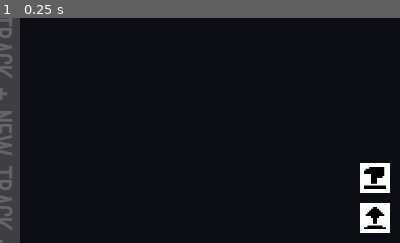
Above: before the commit, frame 1.
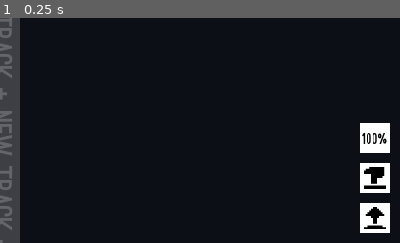
Above: after the commit, the same moment.

Repository: cyber-dile/Beatbreak
Game: Godot game, scene res://resources/scenes/Editor/Editor.tscn
The game is run twice, just before and just after one commit, with the same random seed, the same clock (stepped at 60 frames per second) and the same inputs. This scene is started directly instead of the project's main scene.
Inputs:
- Up to frame 1 (0.25 s): no input
The pictures show only the part of the screen within x 50-100%, y 50-100%; the shares and areas given below are measured in that part.

The runs differ from the first frame. In frame 1, 0.9% of the frame differs, in the area x 90-98%, y 46-60%.
Error in both runs: Invalid get index 'charts' (on base: 'Nil'). (res://resources/scenes/Editor/Editor.gd:88)

Commit message:
Add playback button

Diff:
--- a/resources/scenes/Editor/Editor.gd
+++ b/resources/scenes/Editor/Editor.gd
@@ -118,6 +118,11 @@
 		this_snap = snaps[this_ind]
 	this_snap = max(1, min(32, this_snap))
 	get_node("Snap/Label").text = "1/" + str(this_snap)
+
+func update_pb(nudge):
+	beatmapper.pitch_scale += nudge / 20.0
+	beatmapper.pitch_scale = clamp(beatmapper.pitch_scale, 1/20.0, 1)
+	get_node("Playback/Label").text = str(round(beatmapper.pitch_scale * 100)) + "%"
 
 func update_song():
 	var ogg = Util.data.read_ogg(song.song_path)
@@ -319,15 +324,15 @@
 	if (first >= 0 and last >= 0):
 		return range(first, last + 1)
 
+func not_on_button():
+	var arr = ["BPMButton", "Snap", "Hold", "BackToMenu", "SaveToFile", "Import", "Duplicate", "SongSettings", "Playback"]
+	for item in arr:
+		if get_node(item).is_hovered():
+			return false
+	return true
+
 func clicked(ev, b):
-	if (not get_node("BPMButton").is_hovered() and
-		not get_node("Snap").is_hovered() and
-		not get_node("Hold").is_hovered() and
-		not get_node("BackToMenu").is_hovered() and
-		not get_node("SaveToFile").is_hovered() and
-		not get_node("Import").is_hovered() and
-		not get_node("Duplicate").is_hovered() and
-		not get_node("SongSettings").is_hovered()):
+	if (not_on_button()):
 		if (state == "charting"):
 			if (b == 1):
 				var hovered = get_track_point(ev.position.x)
@@ -392,14 +397,7 @@
 
 
 func click_released(ev, b):
-	if (not get_node("BPMButton").is_hovered() and
-		not get_node("Snap").is_hovered() and
-		not get_node("Hold").is_hovered() and
-		not get_node("BackToMenu").is_hovered() and
-		not get_node("SaveToFile").is_hovered() and
-		not get_node("Import").is_hovered() and
-		not get_node("Duplicate").is_hovered() and
-		not get_node("SongSettings").is_hovered()):
+	if (not_on_button()):
 		if (b == 2):
 			if (start_select_pos):
 				var np = start_select_pos - Vector2(hscroll, 0)
--- a/resources/scenes/Editor/Editor.tscn
+++ b/resources/scenes/Editor/Editor.tscn
@@ -31,6 +31,7 @@
 [ext_resource path="res://resources/scenes/Editor/scripts/Hold.gd" type="Script" id=29]
 [ext_resource path="res://resources/scenes/Editor/scripts/ImportSMFile.gd" type="Script" id=30]
 [ext_resource path="res://assets/game/testSong.png" type="Texture" id=31]
+[ext_resource path="res://resources/scenes/Editor/scripts/Playback.gd" type="Script" id=32]
 
 [sub_resource type="DynamicFont" id=1]
 size = 48
@@ -308,6 +309,32 @@
 "_edit_use_anchors_": false
 }
 
+[node name="Playback" type="TextureButton" parent="."]
+margin_left = 1216.0
+margin_top = 528.0
+margin_right = 1264.0
+margin_bottom = 576.0
+hint_tooltip = "Change playback speed- left click to increase, right click to decrease"
+button_mask = 3
+texture_normal = ExtResource( 2 )
+expand = true
+script = ExtResource( 32 )
+__meta__ = {
+"_editor_description_": ""
+}
+
+[node name="Label" type="Label" parent="Playback"]
+modulate = Color( 0, 0, 0, 1 )
+margin_right = 48.0
+margin_bottom = 48.0
+custom_fonts/font = SubResource( 5 )
+text = "100%"
+align = 1
+valign = 1
+__meta__ = {
+"_edit_use_anchors_": false
+}
+
 [node name="Hold" type="TextureButton" parent="."]
 margin_left = 16.0
 margin_top = 528.0
--- /dev/null
+++ b/resources/scenes/Editor/scripts/Playback.gd
@@ -0,0 +1,14 @@
+extends TextureButton
+
+func button_pressed():
+	var menu = get_node("..")
+	release_focus()
+	if (menu.state == "charting"):
+		if (Input.is_mouse_button_pressed(BUTTON_RIGHT)):
+			menu.update_pb(-1)
+		else:
+			menu.update_pb(1)
+
+func _ready():
+	var this = self
+	connect("button_down", self, "button_pressed")
--- a/resources/scenes/Stage/Stage.gd
+++ b/resources/scenes/Stage/Stage.gd
@@ -15,6 +15,7 @@
 	if (Data.data.back_to_editor):
 		scene_path = "res://resources/scenes/Editor/Editor.tscn"
 	get_tree().change_scene(scene_path)
+	get_tree().paused = false
 
 func end():
 	var finals = []
@@ -51,9 +52,11 @@
 		pause_menu.visible = paused
 		beatmapper.stream_paused = paused
 		if (paused):
+			get_tree().paused = true
 			scene.pause_mode = PAUSE_MODE_STOP
 			pause_menu.entered()
 		else:
+			get_tree().paused = false
 			scene.pause_mode = PAUSE_MODE_INHERIT
 			pause_menu.left()
 
--- a/resources/scenes/Stage/Stage.tscn
+++ b/resources/scenes/Stage/Stage.tscn
@@ -4,8 +4,10 @@
 [ext_resource path="res://resources/scenes/Stage/Pause.tscn" type="PackedScene" id=2]
 
 [node name="Stage" type="Spatial"]
+pause_mode = 2
 script = ExtResource( 1 )
 
 [node name="Pause" parent="." instance=ExtResource( 2 )]
+pause_mode = 2
 visible = false
 z_as_relative = false
--- a/source/classes/Beatmapper.gd
+++ b/source/classes/Beatmapper.gd
@@ -78,7 +78,7 @@
 	return (this_beat[0] + (beat - this_beat[2]) / this_beat[1] * 60000) / pitch_scale + song_offset
 
 func seek_beat(beat):
-	seek(clamp(get_time(beat) / 1000, 0, stream.get_length()))
+	seek(clamp(get_time(beat) / 1000 * pitch_scale, 0, stream.get_length()))
 
 func set_loop(new, round_beat: float = 1.0):
 	reset()
Not shown: 1 places in resources/scenes/Editor/Editor.tscn that only renumber resources
